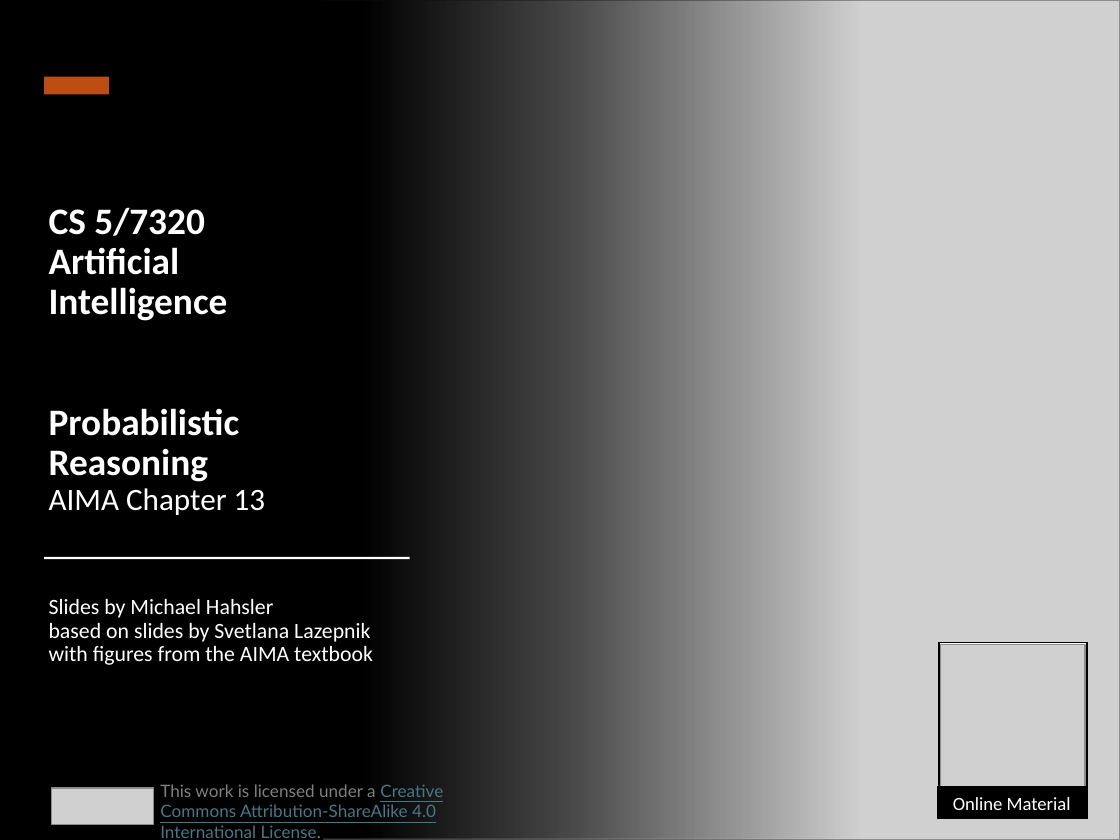
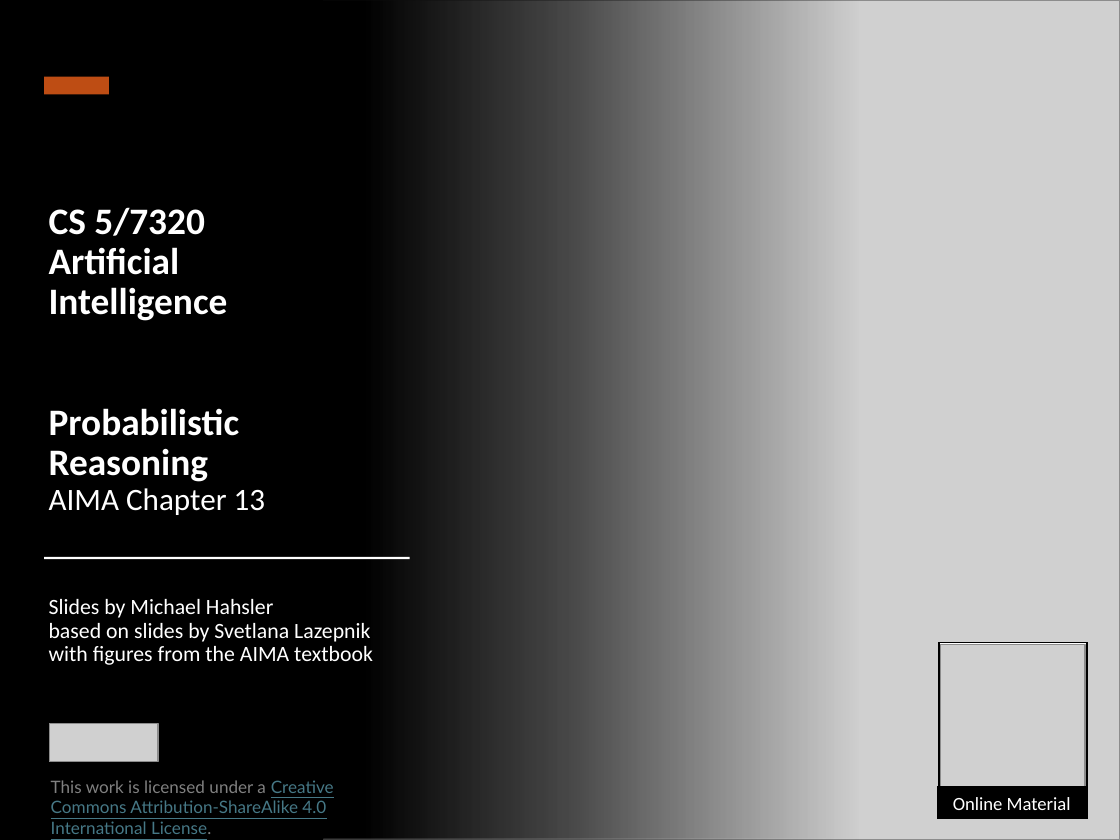
Before and after one commit to mhahsler/CS7320-AI, a slide deck: slide 1 of slides/13_bayes_nets.pptx. Drawn at 1120x840 pixels with LibreOffice and Linux fonts; fonts in the diff are those of the drawing; grey boxes stand for pictures. Boxes give left, top, right and bottom in pixels: in the first picture for what was removed or moved away, otherwise in the second. Text is boxed around its words. In the diff, an @@ line names an element or a change of style, - is before the commit and + after.

```diff
--- a/slides/13_bayes_nets.pptx
+++ b/slides/13_bayes_nets.pptx
@@ picture added at box(49, 724, 158, 762) @@
@@ text "This work is licensed under ...": place and size @@
-text "This work is licensed under ..." at box(160, 784, 443, 838)
+text "This work is licensed under ..." at box(51, 780, 334, 834)
@@ picture removed at box(52, 788, 155, 824) @@
```
Also in this commit, not shown: 9 other files.
